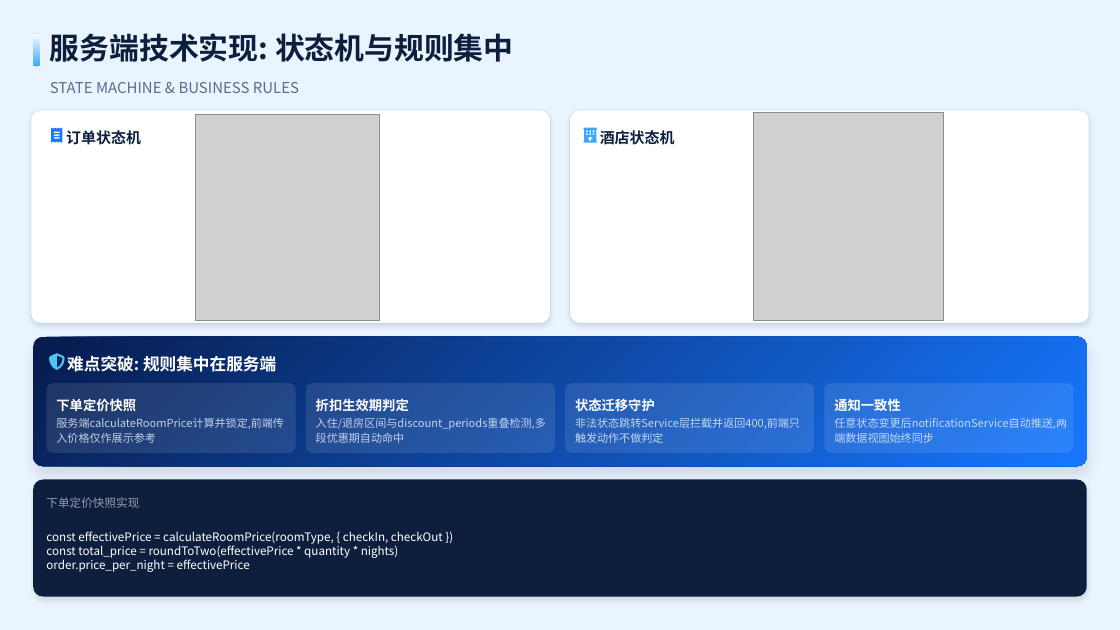
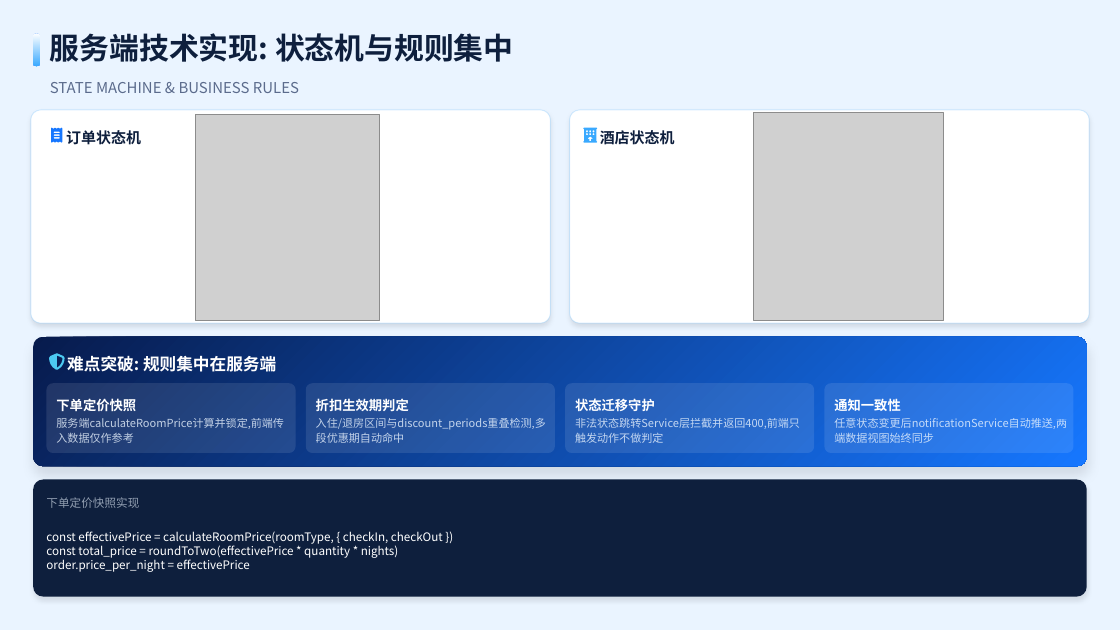
Before and after one commit to chendingya/EaseStay, a slide deck: slide 13 of docs/易宿酒店预订平台 - 三端架构设计与技术实现_修订版.pptx. Drawn at 1120x630 pixels with LibreOffice and Linux fonts; fonts in the diff are those of the drawing; grey boxes stand for pictures. Boxes give left, top, right and bottom in pixels: in the first picture for what was removed or moved away, otherwise in the second. Text is boxed around its words. In the diff, an @@ line names an element or a change of style, - is before the commit and + after.

```diff
--- a/docs/易宿酒店预订平台 - 三端架构设计与技术实现_修订版.pptx
+++ b/docs/易宿酒店预订平台 - 三端架构设计与技术实现_修订版.pptx
@@ text at box(56, 418, 284, 443): text changed @@
-服务端calculateRoomPrice计算并锁定,前端传入价格仅作展示参考
+服务端calculateRoomPrice计算并锁定,前端传入数据仅作参考
```
Also in this commit, not shown: 11 other slides changed, 5 other files.
